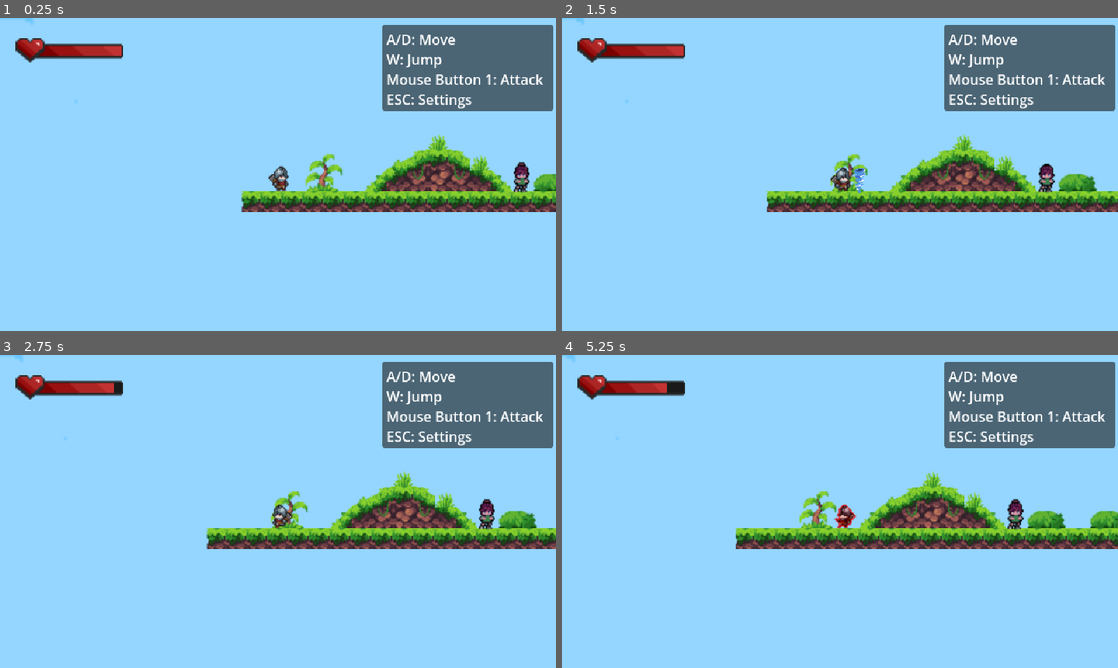
Above: before the commit, frames 1-4 (two rows, left to right).
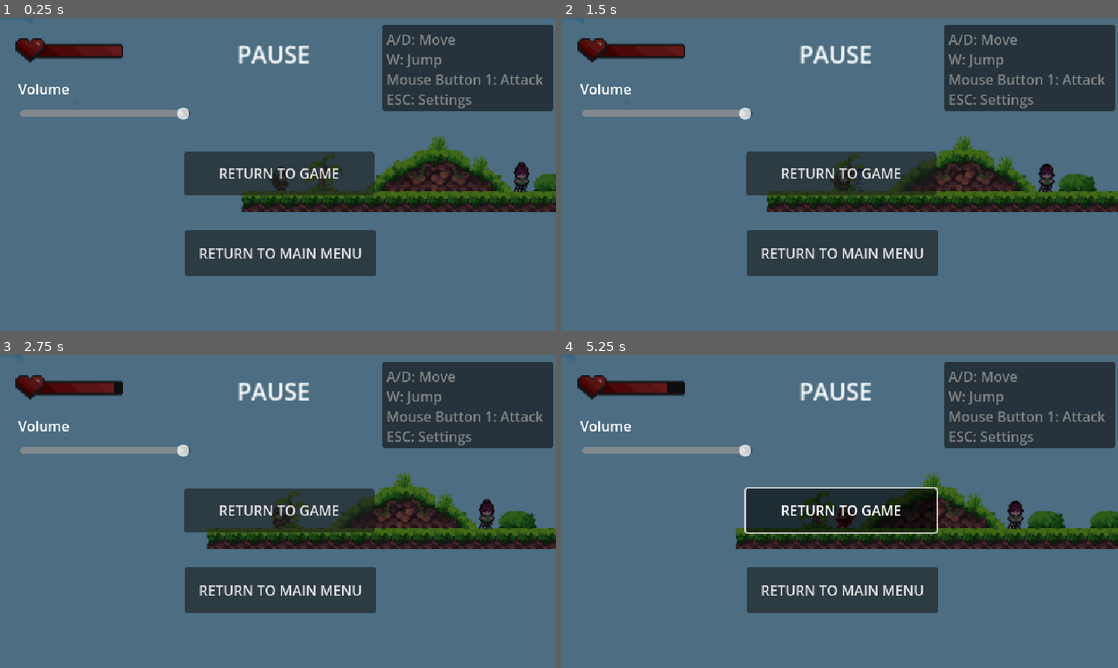
Above: after the commit, the same moments.

Repository: hinatanguyen/The-Outlander
Game: Godot game, scene res://Scene/level2.tscn
Two runs of this game, one before a commit and one after it. Both use one fixed random seed, a clock stepped at 60 frames per second and the inputs below. This scene is started directly instead of the project's main scene.
Inputs (mouse positions are in pixels of both pictures, inside the frame that each line leads up to):
- Up to frame 1 (0.25 s): no input
- Up to frame 2 (1.5 s): tap Enter at 0.5 s; move the mouse to (962, 158) at 0.52 s; hold D (move_right) from 0.53 s (still down); click (962, 158) at 0.6 s; tap W (jump) at 0.77 s; move the mouse to (728, 190) at 1.27 s; tap E (interact) at 1.35 s; click (728, 190) at 1.42 s
- Up to frame 3 (2.75 s): tap W (jump) at 1.52 s; move the mouse to (333, 442) at 2.02 s; release D (move_right) at 2.03 s; hold A (move_left) from 2.03 s (still down); tap H at 2.1 s; click (333, 442) at 2.17 s
- Up to frame 4 (5.25 s): move the mouse to (812, 574) at 2.77 s; release A (move_left) at 2.78 s; hold D (move_right) 2.78-4.25 s; click (812, 574) at 2.85 s; tap W (jump) at 3.02, 3.77 s; move the mouse to (1006, 558) at 3.52 s; tap E (interact) at 3.6 s; click (1006, 558) at 3.67 s; tap Escape (ui_cancel) at 4.15 s; click "RETURN TO GAME" at 4.25 s; move the mouse to (795, 508) at 5.02 s; hold A (move_left) from 5.03 s (still down); tap H at 5.1 s; click (795, 508) at 5.17 s

The runs differ from the first frame. In frame 1, 100% of the frame differs, in the area x 0-100%, y 0-100%; in frame 2, 100%; in frame 3, 100%; in frame 4, 100%.

Commit message:
レベル2およびレベル3でESCキーが動作しない問題を修正

Diff:
--- a/新しいゲームプロジェクト/Scene/level1.tscn
+++ b/新しいゲームプロジェクト/Scene/level1.tscn
@@ -1708,7 +1708,6 @@
 
 [node name="NPC" parent="World" instance=ExtResource("21_npc")]
 position = Vector2(-521.6667, 41)
-custom_dialogue_text = ""
 
 [node name="CanvasLayer" type="CanvasLayer" parent="World"]
 
@@ -1776,7 +1775,6 @@
 position = Vector2(-82, -67)
 script = ExtResource("14_na608")
 enemy_scene = ExtResource("15_b7un4")
-total_spawns_limit = 20
 spawn_interval = 1.0
 
 [node name="Marker2D" type="Marker2D" parent="EnemySpawner"]
@@ -1789,7 +1787,6 @@
 position = Vector2(176, -532)
 script = ExtResource("14_na608")
 enemy_scene = ExtResource("15_b7un4")
-total_spawns_limit = 20
 spawn_interval = 1.0
 
 [node name="Marker2D" type="Marker2D" parent="EnemySpawner2"]
@@ -1834,7 +1831,6 @@
 [node name="LevelManager" type="Node" parent="." node_paths=PackedStringArray("portal_spawn_marker")]
 script = ExtResource("18_l4g8e")
 next_level_path = "res://Scene/level2.tscn"
-enemies_to_defeat = 20
 portal_scene = ExtResource("19_7qr5h")
 portal_spawn_marker = NodePath("../PortalSpawnPoint")
 
--- a/新しいゲームプロジェクト/Scene/level2.tscn
+++ b/新しいゲームプロジェクト/Scene/level2.tscn
@@ -683,6 +683,8 @@
 grow_horizontal = 2
 grow_vertical = 2
 scale = Vector2(0.7, 0.7)
+mouse_filter = 1
+metadata/_edit_use_anchors_ = true
 
 [node name="HealthBarFrame" type="TextureRect" parent="World/CanvasLayer/HUD/UI_Container"]
 layout_mode = 0
@@ -734,7 +736,6 @@
 position = Vector2(574, -233)
 script = ExtResource("14_w42yd")
 enemy_scene = ExtResource("15_v3n06")
-total_spawns_limit = 20
 
 [node name="Marker2D" type="Marker2D" parent="EnemySpawner"]
 position = Vector2(-123, -117)
@@ -746,7 +747,6 @@
 position = Vector2(-47, -536)
 script = ExtResource("14_w42yd")
 enemy_scene = ExtResource("15_v3n06")
-total_spawns_limit = 20
 
 [node name="Marker2D" type="Marker2D" parent="EnemySpawner2"]
 position = Vector2(-226, -9)
--- a/新しいゲームプロジェクト/Scene/level3.tscn
+++ b/新しいゲームプロジェクト/Scene/level3.tscn
@@ -364,9 +364,6 @@
 [sub_resource type="RectangleShape2D" id="RectangleShape2D_8tpoo"]
 size = Vector2(143.5, 181)
 
-[sub_resource type="RectangleShape2D" id="RectangleShape2D_bg65o"]
-size = Vector2(142, 147)
-
 [node name="Node2D" type="Node2D"]
 position = Vector2(576, 325)
 
@@ -548,13 +545,13 @@
 collision_mask = 2
 script = ExtResource("20_bg65o")
 
+[node name="Killzone2" type="CollisionShape2D" parent="Killzone"]
+position = Vector2(-793, 320)
+shape = SubResource("RectangleShape2D_8tpoo")
+
 [node name="Killzone1" type="CollisionShape2D" parent="Killzone"]
-position = Vector2(-792.75, 456.5)
+position = Vector2(938, 381)
 shape = SubResource("RectangleShape2D_8tpoo")
-
-[node name="Killzone2" type="CollisionShape2D" parent="Killzone"]
-position = Vector2(936, 525.5)
-shape = SubResource("RectangleShape2D_bg65o")
 
 [node name="AudioStreamPlayer2D" type="AudioStreamPlayer2D" parent="."]
 stream = ExtResource("21_5p8bu")
--- a/新しいゲームプロジェクト/Scripts/level_manager.gd
+++ b/新しいゲームプロジェクト/Scripts/level_manager.gd
@@ -2,7 +2,7 @@
 
 @export_group("Level Settings")
 @export var next_level_path: String = "res://Scene/level3.tscn"
-@export var enemies_to_defeat: int = 20
+@export var enemies_to_defeat: int = 1
 
 @export_group("Portal Settings")
 @export var portal_scene: PackedScene
--- a/新しいゲームプロジェクト/Scripts/pause_menu.gd
+++ b/新しいゲームプロジェクト/Scripts/pause_menu.gd
@@ -1,75 +1,40 @@
-extends CanvasLayer
+extends Area2D
 
-@onready var volume_slider = $CenterContainer/Panel/VolumeSlider
-@onready var resume_button = $CenterContainer/Panel/Button
-@onready var main_menu_button = $CenterContainer/Panel/Button2
+# 次のシーンのパスを設定
+@export var next_scene_path: String = ""
+var is_changing_scene: bool = false
 
 func _ready():
-	hide()
-	process_mode = Node.PROCESS_MODE_ALWAYS
+	# シグナルが接続されていない場合に接続
+	if not body_entered.is_connected(_on_body_entered):
+		body_entered.connect(_on_body_entered)
 
-	volume_slider.min_value = 0
-	volume_slider.max_value = 100
-	volume_slider.value = 50
+	# アニメーションがある場合、デフォルトのアニメーションを再生
+	if has_node("AnimatedSprite2D"):
+		$AnimatedSprite2D.play("default")
 
-	resume_button.pressed.connect(_on_resume_button_pressed)
-	main_menu_button.pressed.connect(_on_main_menu_button_pressed)
-	volume_slider.value_changed.connect(_on_volume_slider_value_changed)
+# プレイヤーがポータルに入ったときの処理
+func _on_body_entered(body):
+	if is_changing_scene:
+		return
 
-	_on_volume_slider_value_changed(volume_slider.value)
+	if body.name == "Player" or body.is_in_group("player"):
+		# パスが空の場合は警告
+		if next_scene_path == "":
+			print("警告: 次のシーンのパスが設定されていません！")
+			return
 
-	# シーン変更を監視し、ポーズメニューを非表示にする
-	get_tree().node_added.connect(_on_scene_changed)
+		is_changing_scene = true
+		# 遅延実行でシーン切り替え
+		call_deferred("change_level")
 
-func _on_scene_changed(node):
-	# シーンツリーのルートが変更されたとき、ポーズメニューを非表示にする
-	if node == get_tree().current_scene:
-		hide()
-		get_tree().paused = false
+# シーン変更の実行
+func change_level():
+	if not ResourceLoader.exists(next_scene_path):
+		push_error("シーンが存在しません: ", next_scene_path)
+		return
 
-func _input(event):
-	if event.is_action_pressed("ui_cancel"):
-		# Check if any NPC dialogue is active
-		var npcs = get_tree().get_nodes_in_group("npc")
-		var dialogue_active = false
-		for npc in npcs:
-			if npc.has_meta("dialogue_active") or (npc.get("dialogue_active") != null and npc.dialogue_active):
-				dialogue_active = true
-				break
+	# 注意: ここにあった CanvasLayer を削除するループは、
+	# Autoload のポーズメニューまで消してしまうため削除しました。
 
-		# Only toggle pause if no dialogue is active
-		if not dialogue_active:
-			toggle_pause()
-
-func toggle_pause():
-	var new_pause_state = !get_tree().paused
-	get_tree().paused = new_pause_state
-	visible = new_pause_state
-
-	if new_pause_state:
-		Input.set_mouse_mode(Input.MOUSE_MODE_VISIBLE)
-	else:
-		Input.set_mouse_mode(Input.MOUSE_MODE_CAPTURED)
-
-func _on_resume_button_pressed():
-	get_tree().paused = false
-	hide()
-	Input.set_mouse_mode(Input.MOUSE_MODE_CAPTURED)
-
-func _on_main_menu_button_pressed():
-	# シーンを変更する前にすべてをリセットする
-	visible = false
-	get_tree().paused = false
-	Input.set_mouse_mode(Input.MOUSE_MODE_VISIBLE)
-	# 現在のフレーム後にシーン変更が行われるよう、call_deferred を使用する
-	get_tree().call_deferred("change_scene_to_file", "res://Scene/MainMenu.tscn")
-
-func _on_volume_slider_value_changed(value):
-	var bus_index = AudioServer.get_bus_index("Master")
-	var volume_db = linear_to_db(value / 100.0)
-	AudioServer.set_bus_volume_db(bus_index, volume_db)
-
-	if value == 0:
-		AudioServer.set_bus_mute(bus_index, true)
-	else:
-		AudioServer.set_bus_mute(bus_index, false)
+	get_tree().change_scene_to_file(next_scene_path)
--- a/新しいゲームプロジェクト/Scripts/portal.gd
+++ b/新しいゲームプロジェクト/Scripts/portal.gd
@@ -1,48 +1,44 @@
 extends Area2D
 
-# 次のシーンのパスを設定（レベルを柔軟に変更できるようにする）
+# 次のレベル（シーン）へのパスを指定する変数
 @export var next_scene_path: String = ""
+# シーン遷移が重複して発生しないためのフラグ
 var is_changing_scene: bool = false
 
 func _ready():
-	# シグナルが接続されていない場合に接続
+	# プレイヤーの侵入を検知するシグナルを接続
 	if not body_entered.is_connected(_on_body_entered):
 		body_entered.connect(_on_body_entered)
 
-	# アニメーションがある場合、デフォルトのアニメーションを再生
+	# アニメーションノードが存在する場合、再生を開始
 	if has_node("AnimatedSprite2D"):
 		$AnimatedSprite2D.play("default")
 
-# プレイヤーがポータルに入ったときにシーンを変更する処理
+# プレイヤーがポータルに接触した時の処理
 func _on_body_entered(body):
+	# すでに遷移中の場合は何もしない
 	if is_changing_scene:
 		return
 
+	# 接触したオブジェクトがプレイヤーかどうかを確認
 	if body.name == "Player" or body.is_in_group("player"):
-		# 次のシーンのパスが設定されていない場合、警告
+		# 次のシーンが設定されていない場合は処理を中断
 		if next_scene_path == "":
-			print("警告: 次のシーンのパスが設定されていません！")
 			return
 
 		is_changing_scene = true
-		print("次のレベルに進む: ", next_scene_path)
+		# 現在のフレーム終了後にシーン変更を実行
 		call_deferred("change_level")
 
-# シーン変更の処理
+# シーン遷移の実行処理
 func change_level():
-	# シーンファイルが存在するか確認
+	# 指定されたシーンファイルが存在するか確認
 	if not ResourceLoader.exists(next_scene_path):
-		push_error("シーンが存在しません: ", next_scene_path)
+		push_error("指定されたシーンが見つかりません: ", next_scene_path)
 		return
 
-	# 永続的なオブジェクトのクリーンアップ
-	cleanup_persistent_objects()
-	# 新しいシーンに変更
+	# 注意: get_tree().root 内の CanvasLayer を削除する古い処理は削除しました。
+	# これにより、Autoload のポーズメニューが消えるのを防いでいます。
+
+	# 新しいシーンへ切り替え
 	get_tree().change_scene_to_file(next_scene_path)
-
-# トランジションUIなどの永続的なオブジェクトをクリーンアップ
-func cleanup_persistent_objects():
-	# CanvasLayer ノードをターゲットにしてクリーンアップ
-	for child in get_tree().root.get_children():
-		if child is CanvasLayer:
-			child.queue_free()
--- a/新しいゲームプロジェクト/project.godot
+++ b/新しいゲームプロジェクト/project.godot
@@ -11,7 +11,7 @@
 [application]
 
 config/name="新しいゲームプロジェクト"
-run/main_scene="uid://bylylixg4l6km"
+run/main_scene="uid://dj37m6ogovit6"
 config/features=PackedStringArray("4.5", "Forward Plus")
 config/icon="res://icon.svg"
 
Not shown: 1 places in 新しいゲームプロジェクト/Scene/level3.tscn that only renumber resources
